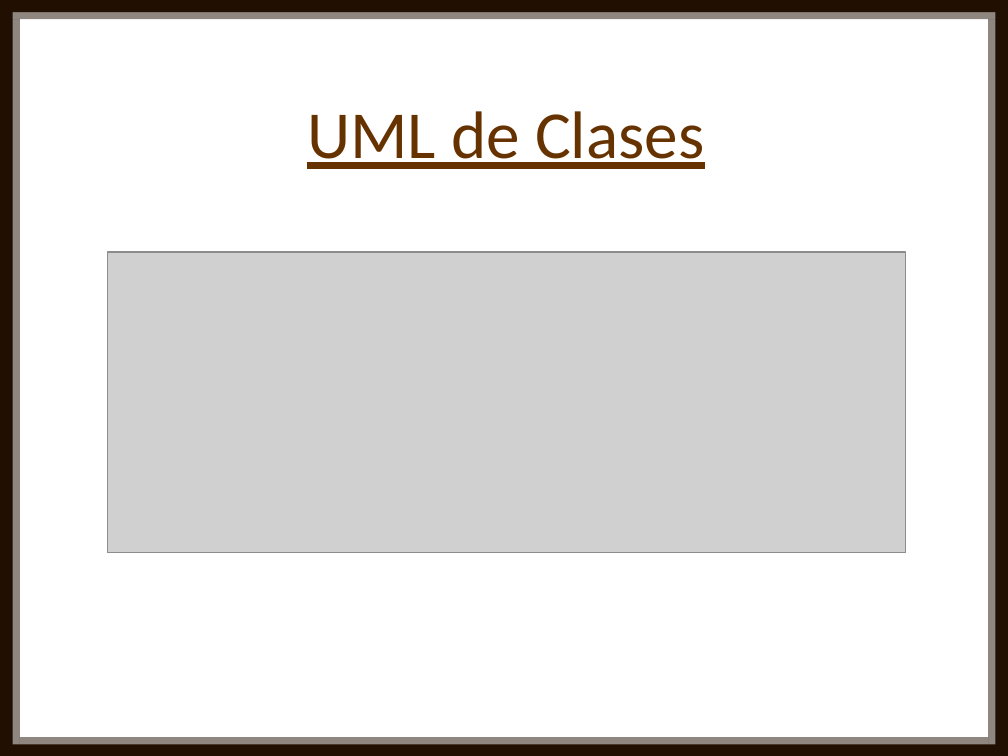
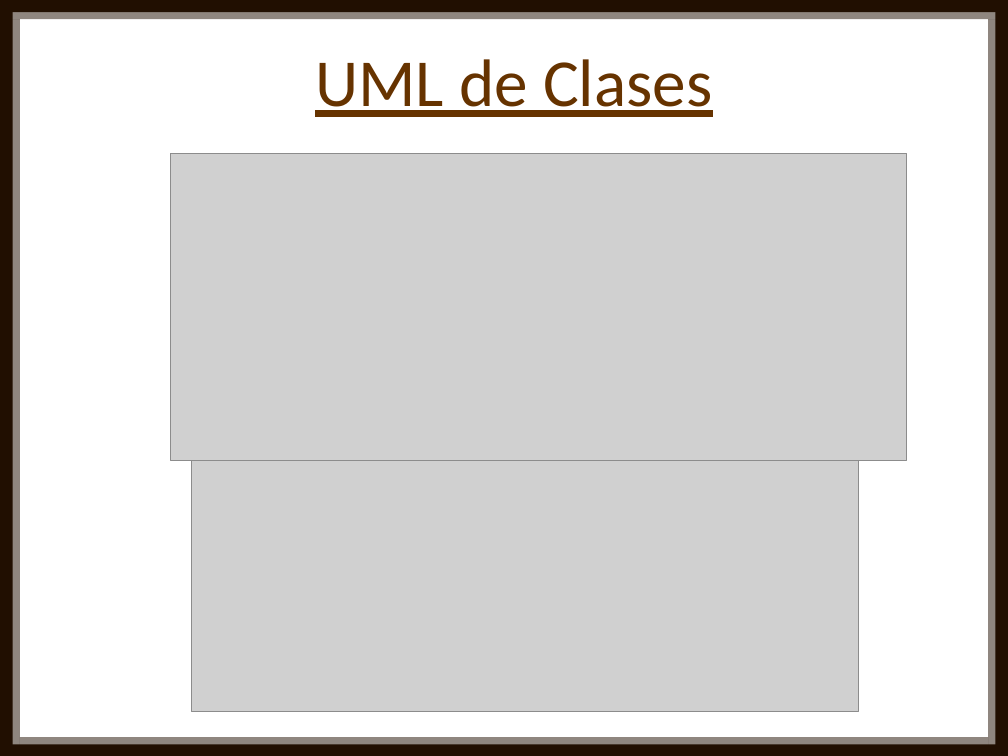
Before and after one commit to Nahuel2998/Nu-CaBuPa, a slide deck: slide 9 of Proyecto/Presentación Nu-CaBuPa.pptx. Drawn at 1008x756 pixels with LibreOffice and Linux fonts; fonts in the diff are those of the drawing; grey boxes stand for pictures. Boxes give left, top, right and bottom in pixels: in the first picture for what was removed or moved away, otherwise in the second. Text is boxed around its words. In the diff, an @@ line names an element or a change of style, - is before the commit and + after.

Commit message:
Update Presentación Nu-CaBuPa.pptx

```diff
--- a/Proyecto/Presentación Nu-CaBuPa.pptx
+++ b/Proyecto/Presentación Nu-CaBuPa.pptx
@@ text "UML de Clases": place and size @@
-text "UML de Clases" at bbox=[307, 111, 704, 169]
+text "UML de Clases" at bbox=[315, 59, 712, 117]
@@ picture added at bbox=[170, 153, 907, 460] @@
@@ picture: place and size @@
-picture at bbox=[107, 252, 905, 552]
+picture at bbox=[192, 460, 858, 711]
```
Also in this commit, not shown: 2 other slides changed, 1 slide added, 1 slide removed.
